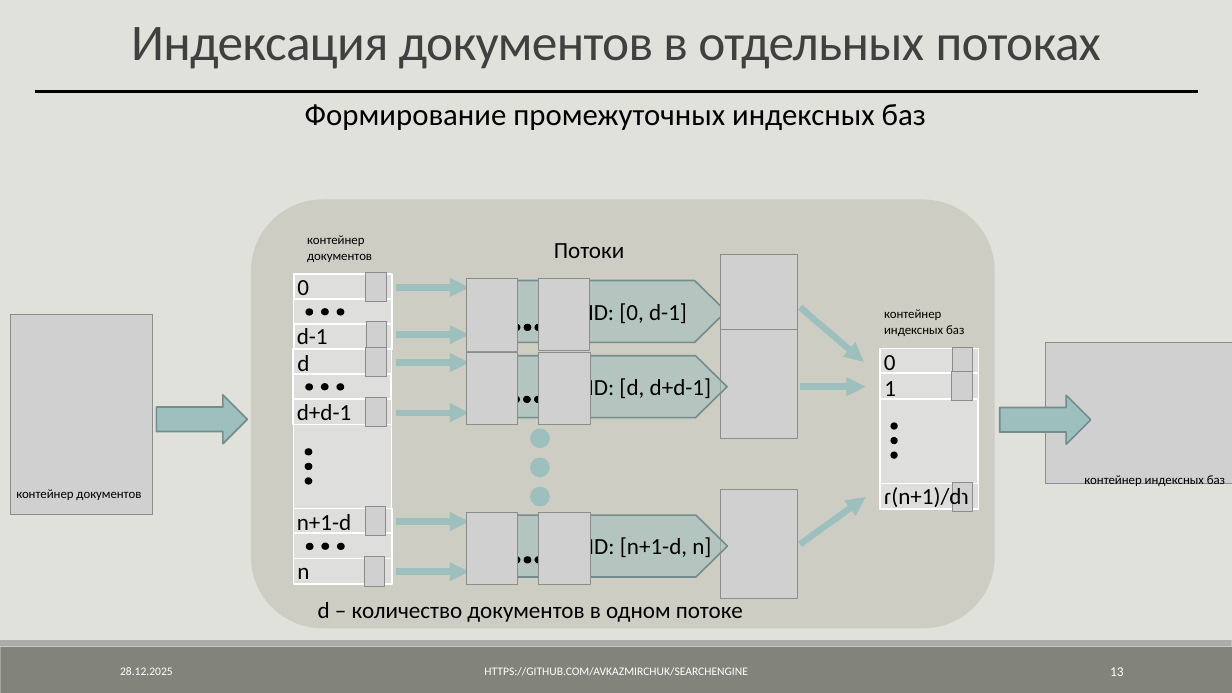
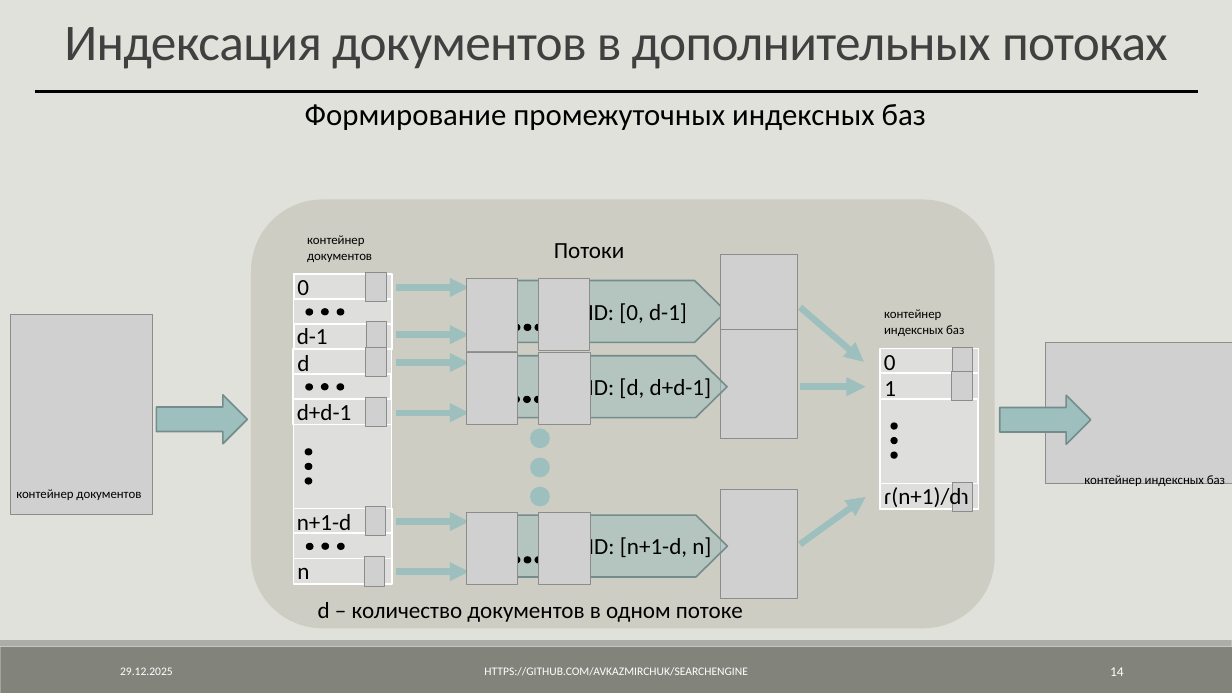
Before and after one commit to AVKazmirchuk/SearchEngine, a slide deck: slide 14 of presentation/защита.pptx (slide 13 before the commit). Drawn at 1232x693 pixels with LibreOffice and Linux fonts; fonts in the diff are those of the drawing; grey boxes stand for pictures. Boxes give left, top, right and bottom in pixels: in the first picture for what was removed or moved away, otherwise in the second. Text is boxed around its words. In the diff, an @@ line names an element or a change of style, - is before the commit and + after.

```diff
--- a/presentation/защита.pptx
+++ b/presentation/защита.pptx
@@ text at (64, 27, 1167, 69): text changed @@
-Индексация документов в отдельных потоках
+Индексация документов в дополнительных потоках
@@ page number at (1110, 667, 1124, 676): text changed @@
-13
+14
```
Also in this commit, not shown: 29 other slides changed, 6 slides added, 3 other files.
